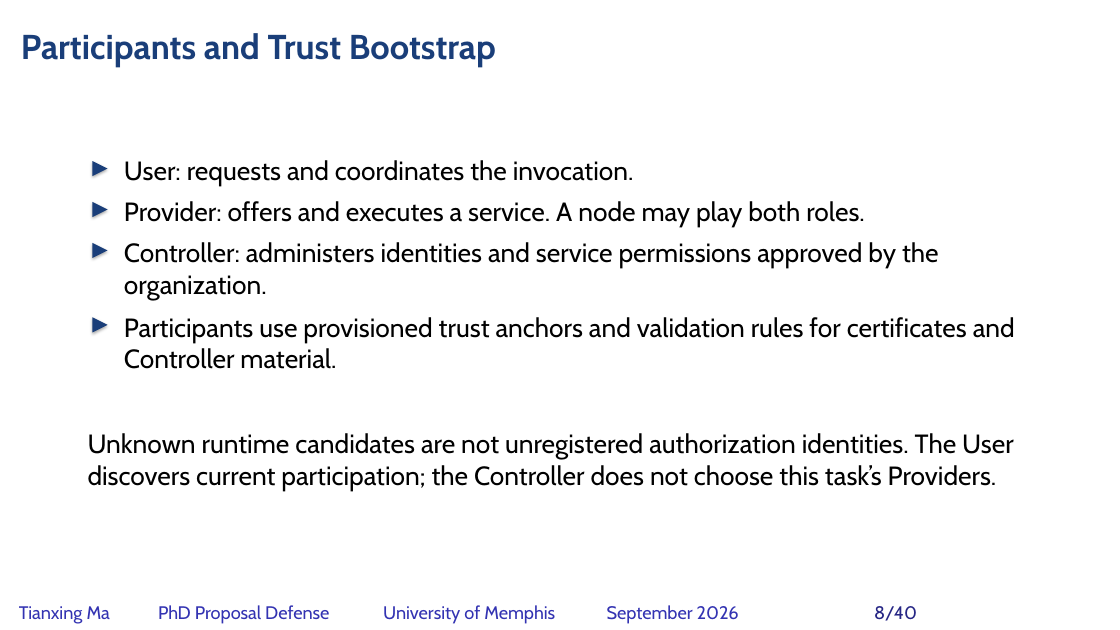
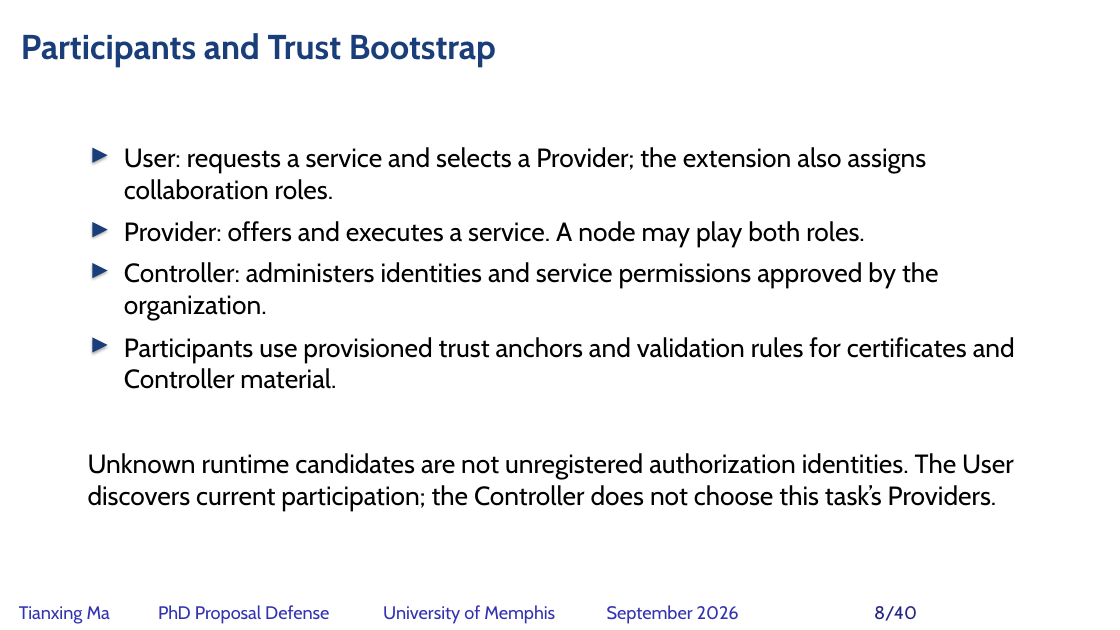
Before and after one commit to matianxing1992/NDN_Service_Framework, a slide deck: slide 8 of docs/PAPER/proposal-defense/slides/NDNSF_proposal_hybrid_editable.pptx. Drawn at 1120x630 pixels with LibreOffice and Linux fonts; fonts in the diff are those of the drawing; background and template pictures are left out. Boxes give left, top, right and bottom in pixels: in the first picture for what was removed or moved away, otherwise in the second. Text is boxed around its words. In the diff, an @@ line names an element or a change of style, - is before the commit and + after.

Commit message:
docs: separate invocation foundation from collaboration research

```diff
--- a/docs/PAPER/proposal-defense/slides/NDNSF_proposal_hybrid_editable.pptx
+++ b/docs/PAPER/proposal-defense/slides/NDNSF_proposal_hybrid_editable.pptx
@@ triangle: place and size @@
-triangle at box(92, 161, 108, 176)
+triangle at box(92, 148, 108, 163)
@@ text at box(124, 147, 927, 200): text changed @@
-User: requests and coordinates the invocation.
+User: requests a service and selects a Provider; the extension also assigns collaboration roles.
@@ 4 texts, 3 triangles: place and size @@
-4 texts, 3 triangles at box(88, 201, 1015, 491)
+4 texts, 3 triangles at box(88, 221, 1015, 511)
```
Also in this commit, not shown: 7 other slides changed, 2 slides added, 2 slides removed, 26 other files.
